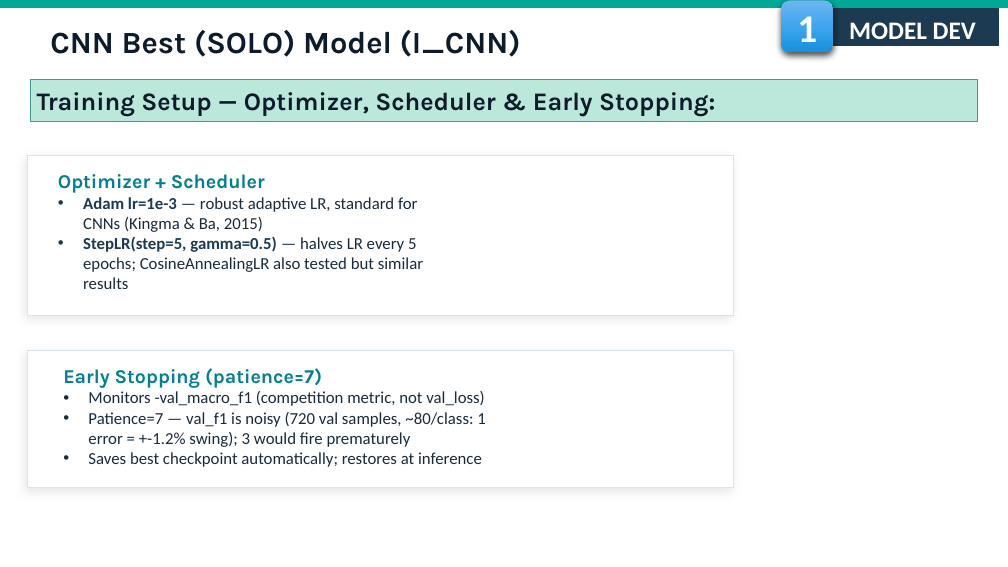
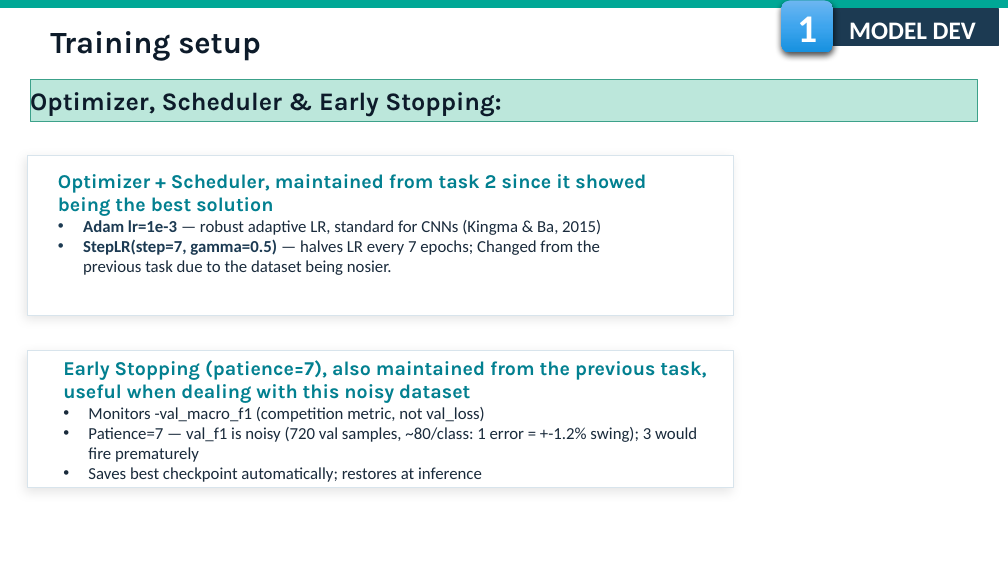
Before and after one commit to fmssilva/DL_Proj, a slide deck: slide 7 of assignment_1/task3/Task3_report.pptx (slide 8 before the commit). Drawn at 1008x567 pixels with LibreOffice and Linux fonts; fonts in the diff are those of the drawing; background and template pictures are left out. Boxes give left, top, right and bottom in pixels: in the first picture for what was removed or moved away, otherwise in the second. Text is boxed around its words. In the diff, an @@ line names an element or a change of style, - is before the commit and + after.

Commit message:
Task 3 power point complete

```diff
--- a/assignment_1/task3/Task3_report.pptx
+++ b/assignment_1/task3/Task3_report.pptx
@@ text at (x1=50, y1=31, x2=261, y2=61): text changed @@
-CNN Best (SOLO) Model (I_CNN)
+Training setup
@@ text in rectangle at (x1=30, y1=88, x2=501, y2=117): text changed @@
-Training Setup — Optimizer, Scheduler & Early Stopping:
+Optimizer, Scheduler & Early Stopping:
@@ text at (x1=58, y1=174, x2=646, y2=216): text changed @@
-Optimizer + Scheduler
+Optimizer + Scheduler, maintained from task 2 since it showed being the best solution
@@ text at (x1=83, y1=239, x2=600, y2=275): text changed @@
-• StepLR(step=5, gamma=0.5) — halves LR every 5 epochs; CosineAnnealingLR also tested but similar results
+• StepLR(step=7, gamma=0.5) — halves LR every 7 epochs; Changed from the previous task due to the dataset being nosier.
@@ text "Early Stopping (patience=7), also maintained ..." moved from (x1=63, y1=368, x2=485, y2=467) to (x1=63, y1=360, x2=706, y2=482) @@
@@ text at (x1=63, y1=360, x2=706, y2=403): text changed @@
-Early Stopping (patience=7)
+Early Stopping (patience=7), also maintained from the previous task, useful when dealing with this noisy dataset
```
Also in this commit, not shown: 16 other slides changed, 10 slides added, 9 slides removed.
